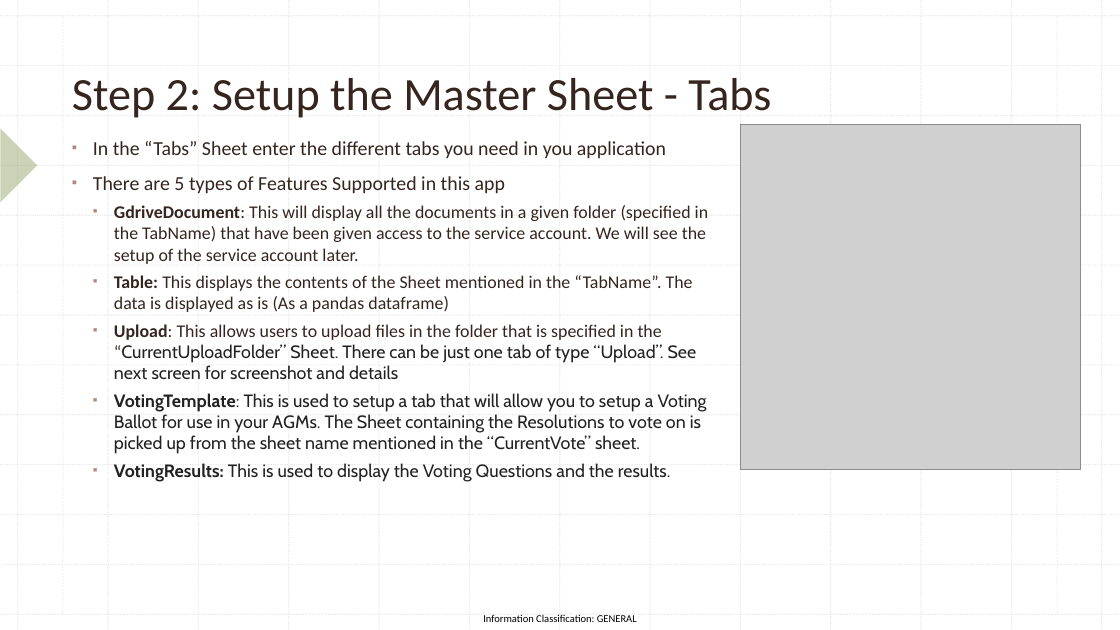
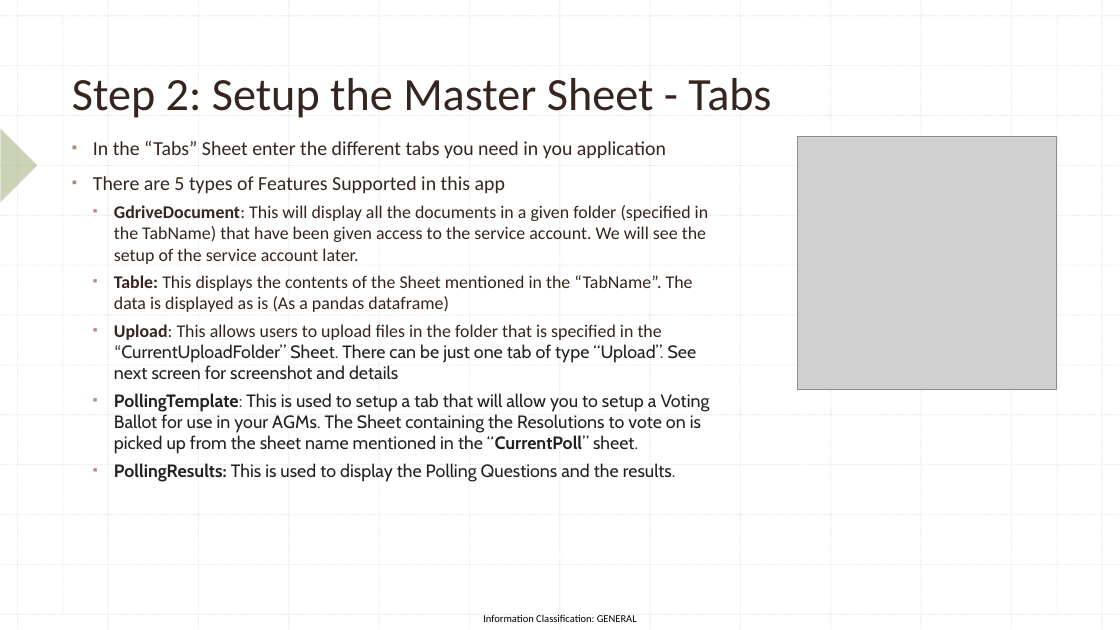
Before and after one commit to mahendrachandrasekhar/SocietyApp, a slide deck: slide 4 of Setting up the Society App.pptx. Drawn at 1120x630 pixels with LibreOffice and Linux fonts; fonts in the diff are those of the drawing; grey boxes stand for pictures. Boxes give left, top, right and bottom in pixels: in the first picture for what was removed or moved away, otherwise in the second. Text is boxed around its words. In the diff, an @@ line names an element or a change of style, - is before the commit and + after.

Commit message:
name changes

```diff
--- a/Setting up the Society App.pptx
+++ b/Setting up the Society App.pptx
@@ picture: place and size @@
-picture at [740,124,1081,469]
+picture at [797,137,1056,390]
@@ text at [114,393,710,482]: text changed @@
-  ▪ VotingTemplate: This is used to setup a tab that will allow you to setup a Voting Ballot for use in your AGMs. The Sheet containing the Resolutions to vote on is picked up from the sheet name mentioned in the “CurrentVote” sheet.
-  ▪ VotingResults: This is used to display the Voting Questions and the results.
+  ▪ PollingTemplate: This is used to setup a tab that will allow you to setup a Voting Ballot for use in your AGMs. The Sheet containing the Resolutions to vote on is picked up from the sheet name mentioned in the “CurrentPoll” sheet.
+  ▪ PollingResults: This is used to display the Polling Questions and the results.
```
Also in this commit, not shown: 1 other slide changed, 2 other files.
